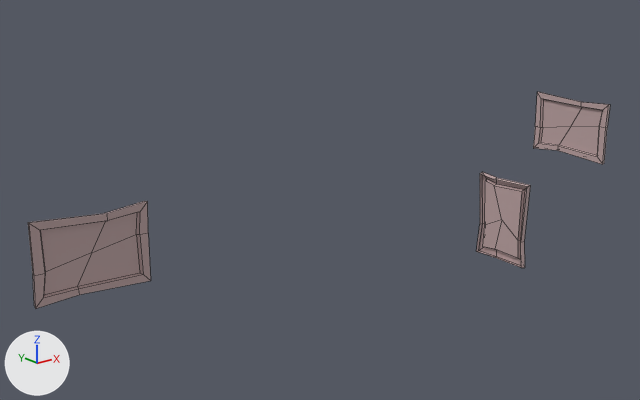
What one commit did to the FBX model Assets/3D/Cadros.fbx.
One viewpoint serves both versions: a camera (50 mm lens) standing at (-7.24, -11.11, 5.44) and looking at (-0.44, -2.61, 2.04). Every picture has the same lights, and +X, +Y and +Z are marked at lower left. Mesh edges are drawn as thin lines. Where no turn or scale is listed for an object, it has been applied to the vertices.

Before the edit, the objects in view are built like this:
```python
me_mesh = bpy.data.meshes.new('Mesh')
me_mesh.from_pydata(...)  # 33 vertices, 28 faces; spans x -0.682..0.681, y -0.022..0.037, z -0.485..0.486
me_mesh.materials.append(mat_lambert2)  # grey #bca2a2
me_mesh_001 = bpy.data.meshes.new('Mesh.001')
me_mesh_001.from_pydata(...)  # 33 vertices, 28 faces; spans x -0.03..0.03, y -0.697..0.697, z -0.488..0.488
me_mesh_001.materials.append(mat_lambert2)  # grey #bca2a2
me_mesh_002 = bpy.data.meshes.new('Mesh.002')
me_mesh_002.from_pydata(...)  # 33 vertices, 28 faces; spans x -0.037..0.022, y -0.378..0.386, z -0.53..0.529
me_mesh_002.materials.append(mat_lambert2)  # grey #bca2a2
ob_cuadro_a = bpy.data.objects.new('Cuadro_A', me_mesh)
ob_cuadro_a.location = (-3.56, -2.6, 2.05)
ob_cuadro_b = bpy.data.objects.new('Cuadro_B', me_mesh_002)
ob_cuadro_b.location = (1.09, -4.33, 1.91)
ob_cuadro_c = bpy.data.objects.new('Cuadro_C', me_mesh_001)
ob_cuadro_c.location = (4.95, -2.48, 2.22)
```
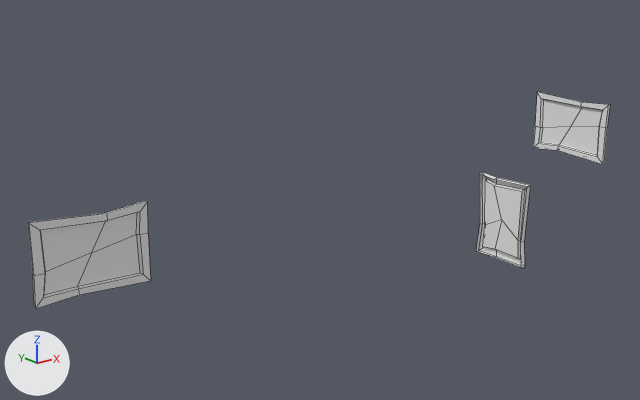
Where the newer file only moved an object's origin or applied its transform, the numbers keep the older frame.

Pixel boxes [x1, y1, x2, y2] of what changed, in the pictures (640 x 400 px):
'Cuadro_A', recoloured
    both: [28, 201, 151, 309]
'Cuadro_C', recoloured
    both: [533, 92, 610, 164]
'Cuadro_B', recoloured
    both: [476, 172, 530, 268]

Diff of the bpy script that builds the scene:
```diff
--- a/Assets/3D/Cadros.fbx.py
+++ b/Assets/3D/Cadros.fbx.py
@@ mat_propsmadera @@
+mat_propsmadera = principled_material('PropsMadera')
+mat_propsmadera.base_color = (0.8, 0.8, 0.8)  # white #e7e7e7
@@ me_mesh_002 @@
 me_mesh_002.from_pydata(...)  # 33 vertices, 28 faces; spans x -0.037..0.022, y -0.378..0.386, z -0.53..0.529
-me_mesh_002.materials.append(mat_lambert2)  # grey #bca2a2
+me_mesh_002.materials.append(mat_propsmadera)  # white #e7e7e7
@@ me_mesh_001 @@
 me_mesh_001.from_pydata(...)  # 33 vertices, 28 faces; spans x -0.03..0.03, y -0.697..0.697, z -0.488..0.488
-me_mesh_001.materials.append(mat_lambert2)  # grey #bca2a2
+me_mesh_001.materials.append(mat_propsmadera)  # white #e7e7e7
@@ me_mesh @@
 me_mesh.from_pydata(...)  # 33 vertices, 28 faces; spans x -0.682..0.681, y -0.022..0.037, z -0.485..0.486
-me_mesh.materials.append(mat_lambert2)  # grey #bca2a2
+me_mesh.materials.append(mat_propsmadera)  # white #e7e7e7
```
